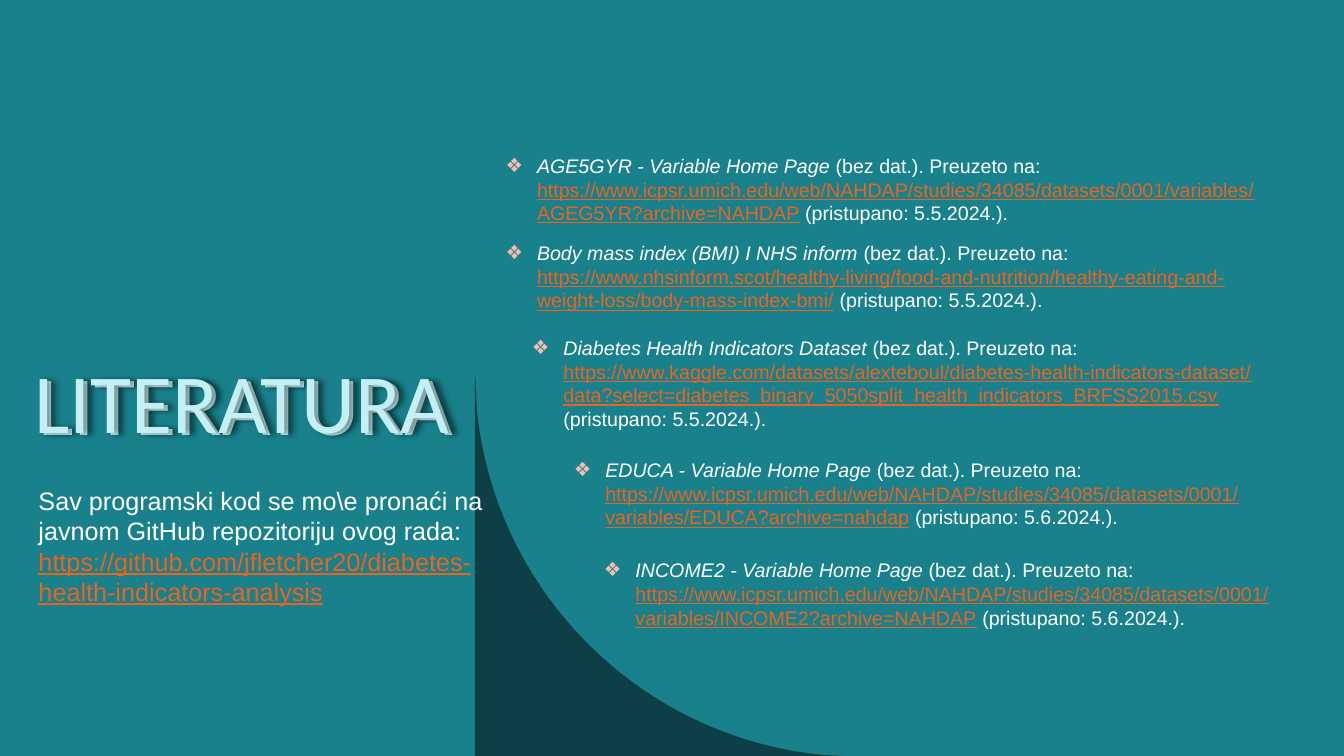
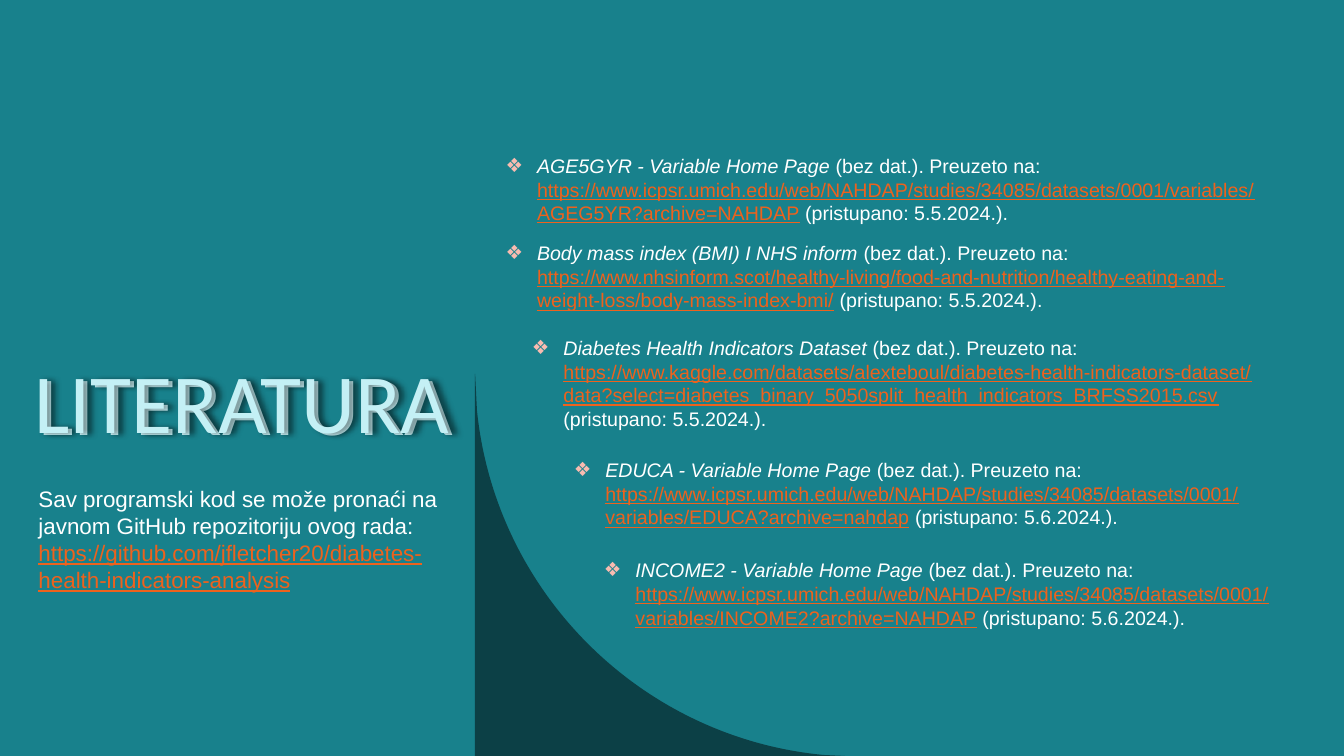
Before and after one commit to jfletcher20/diabetes-health-indicators-analysis, a slide deck: slide 30 of documentation/MULTIVARIJANTNA I DUBINSKA ANALIZA PODATAKA.pptx. Drawn at 1344x756 pixels with LibreOffice and Linux fonts; fonts in the diff are those of the drawing. Boxes give left, top, right and bottom in pixels: in the first picture for what was removed or moved away, otherwise in the second. Text is boxed around its words. In the diff, an @@ line names an element or a change of style, - is before the commit and + after.

```diff
--- a/documentation/MULTIVARIJANTNA I DUBINSKA ANALIZA PODATAKA.pptx
+++ b/documentation/MULTIVARIJANTNA I DUBINSKA ANALIZA PODATAKA.pptx
@@ text at [38, 490, 437, 539]: text changed; size 18 to 16 pt @@
-Sav programski kod se mo\e pronaći na javnom GitHub repozitoriju ovog rada:
+Sav programski kod se može pronaći na javnom GitHub repozitoriju ovog rada:
@@ text at [38, 544, 421, 593]: size 18 to 16 pt in "https://github.com/jfletcher20/diabetes-health-indicators-an ..." @@
```
Also in this commit, not shown: 10 other files.
